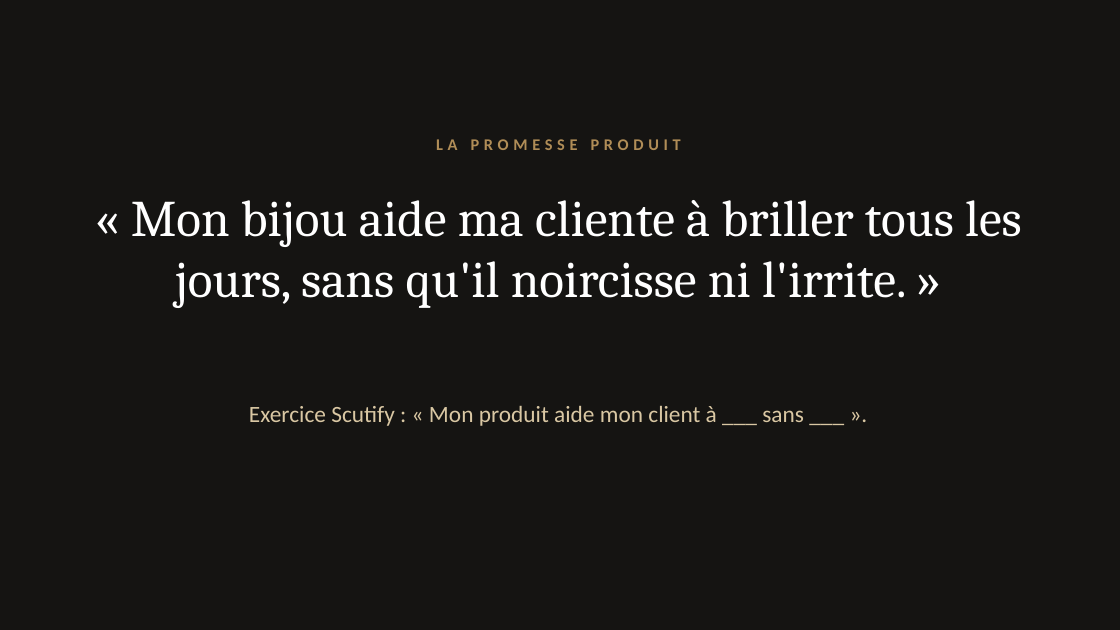
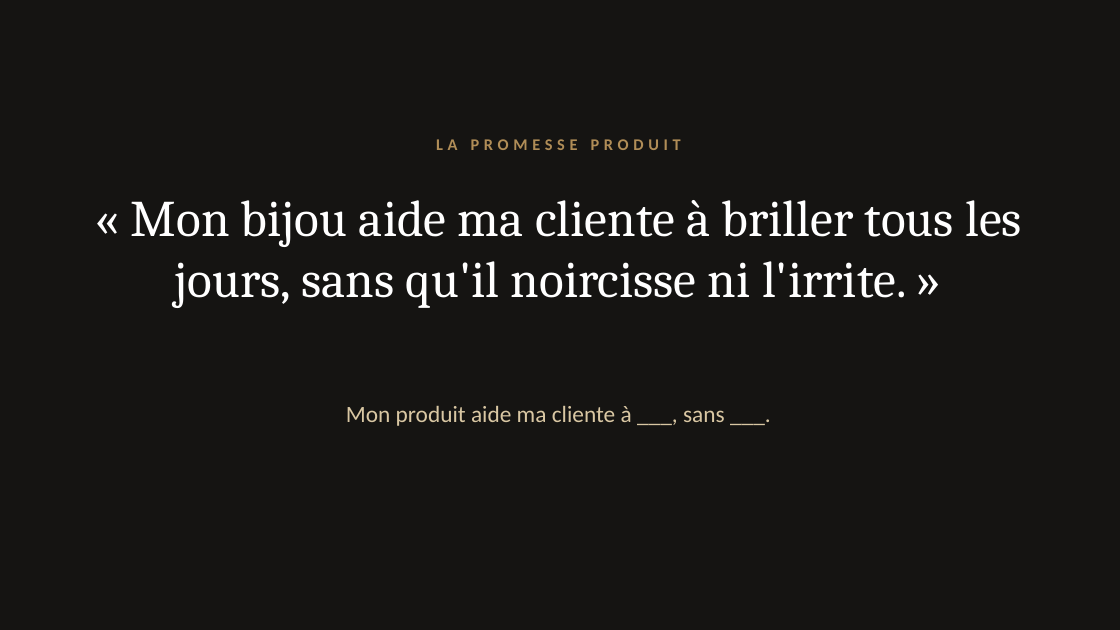
Before and after one commit to jgnrpgn9hd-cmd/Jimy, a slide deck: slide 4 of vaure/presentation/VAURE-presentation.pptx. Drawn at 1120x630 pixels with LibreOffice and Linux fonts; fonts in the diff are those of the drawing. Boxes give left, top, right and bottom in pixels: in the first picture for what was removed or moved away, otherwise in the second. Text is boxed around its words. In the diff, an @@ line names an element or a change of style, - is before the commit and + after.

```diff
--- a/vaure/presentation/VAURE-presentation.pptx
+++ b/vaure/presentation/VAURE-presentation.pptx
@@ text at (346,406,725,426): text changed @@
-Exercice Scutify : « Mon produit aide mon client à ___ sans ___ ».
+Mon produit aide ma cliente à ___, sans ___.
```
Also in this commit, not shown: 11 other slides changed, 1 other file.
